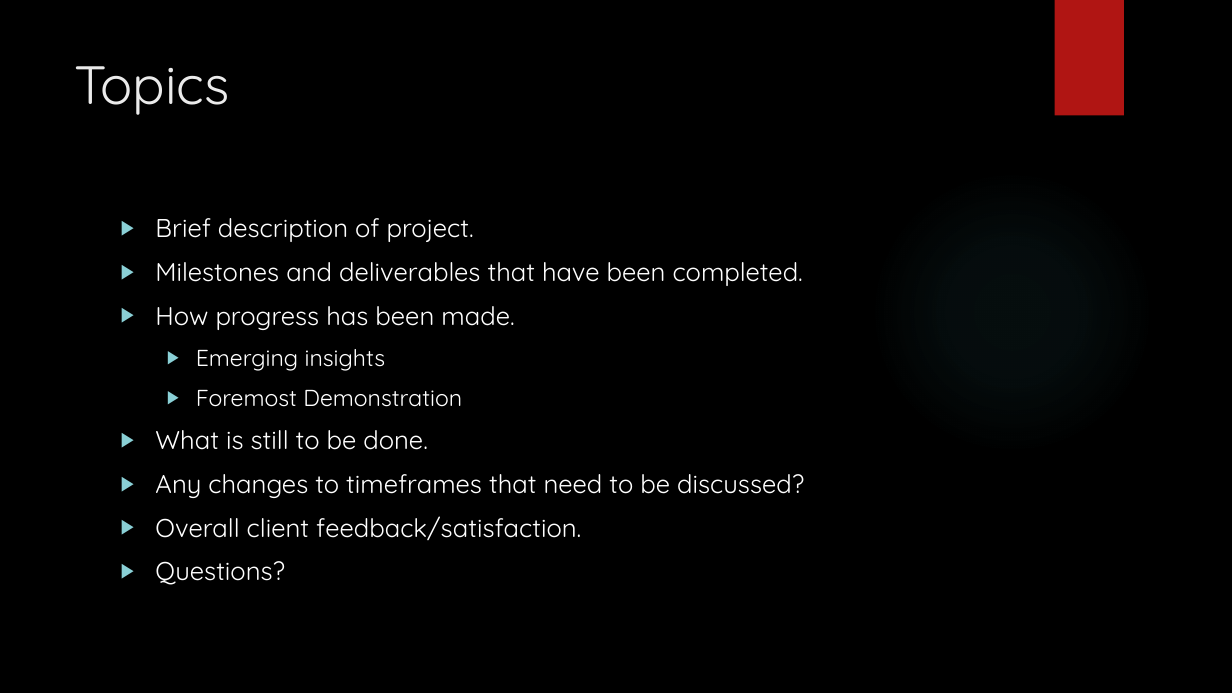
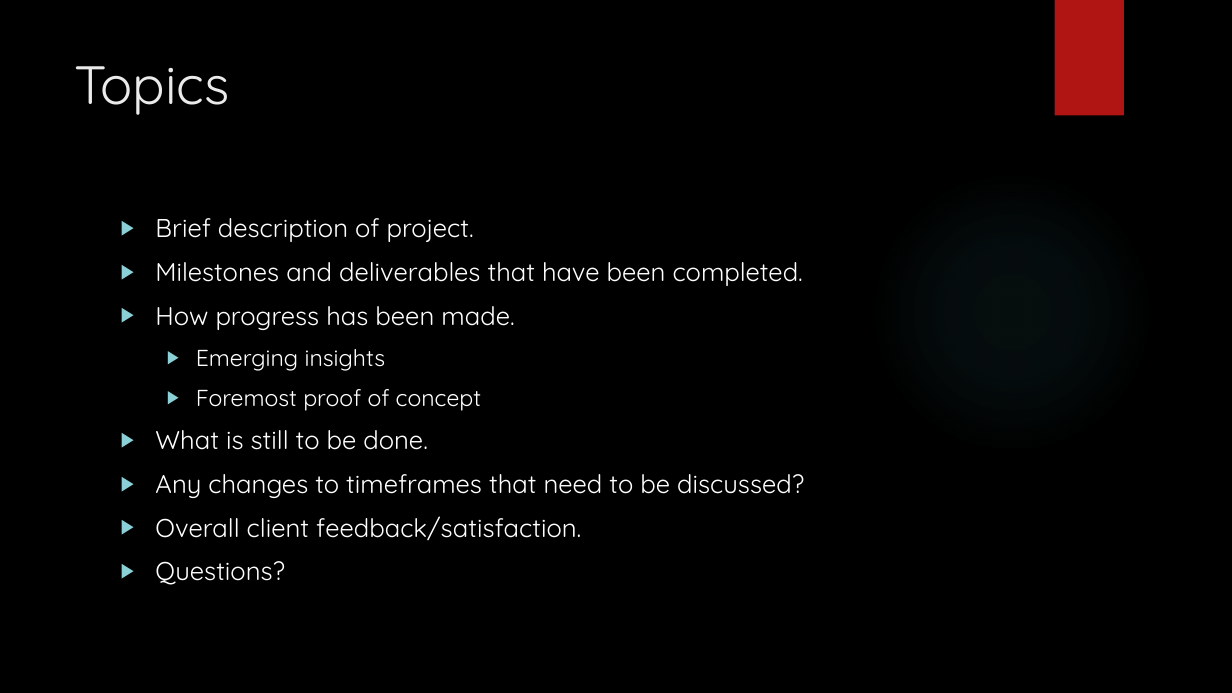
Before and after one commit to DavidSushames/BHB-Capstone, a slide deck: slide 3 of Academic Documents/Powerpoint wkg/Mid project Update - Sam v1 10-09.pptx. Drawn at 1232x693 pixels with LibreOffice and Linux fonts; fonts in the diff are those of the drawing; background and template pictures are left out. Boxes give left, top, right and bottom in pixels: in the first picture for what was removed or moved away, otherwise in the second. Text is boxed around its words. In the diff, an @@ line names an element or a change of style, - is before the commit and + after.

```diff
--- a/Academic Documents/Powerpoint wkg/Mid project Update - Sam v1 10-09.pptx
+++ b/Academic Documents/Powerpoint wkg/Mid project Update - Sam v1 10-09.pptx
@@ text at box(196, 389, 481, 411): text changed @@
-  ▶ Foremost Demonstration
+  ▶ Foremost proof of concept
```
Also in this commit, not shown: 4 other slides changed.
